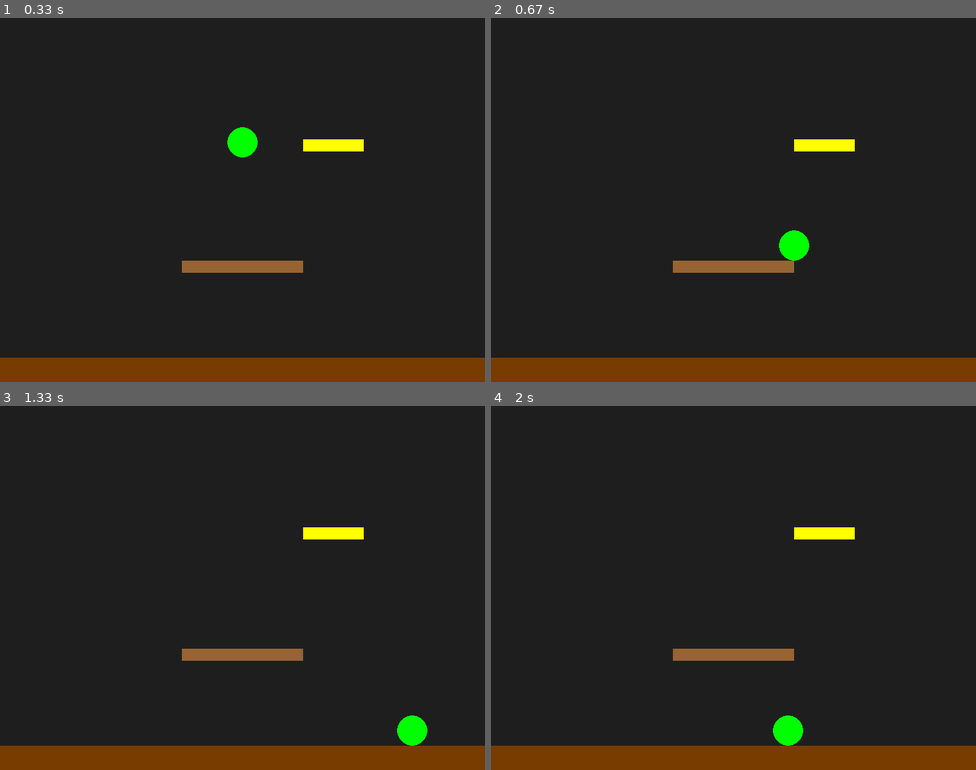
Above: before the commit, frames 1-4 (two rows, left to right).
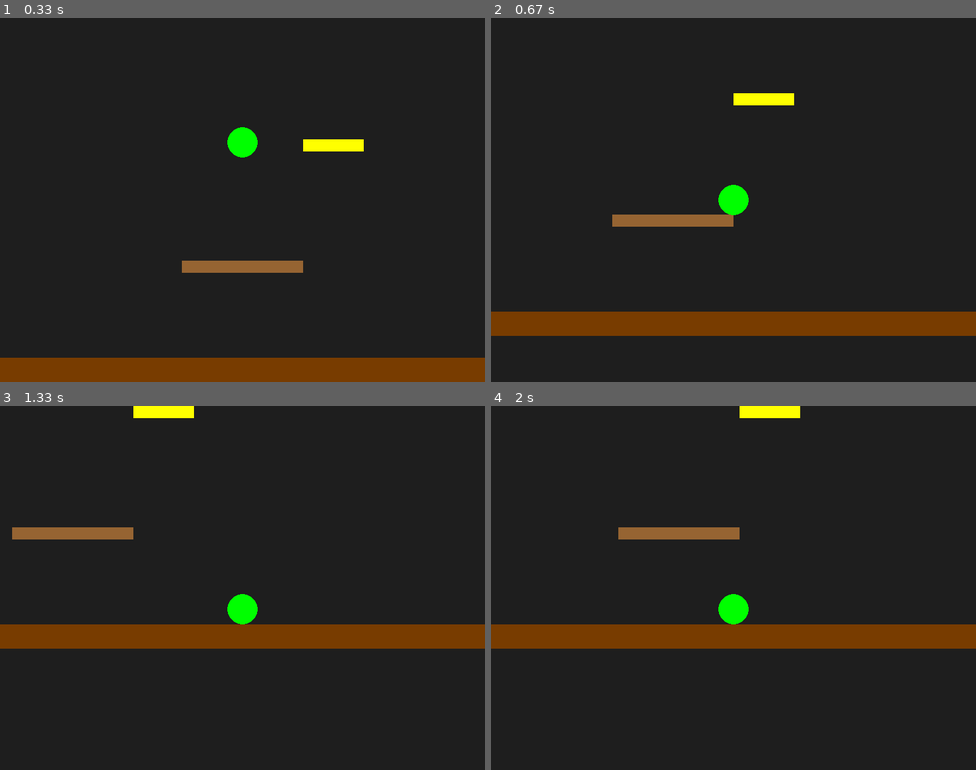
Above: after the commit, the same moments.

Repository: jurgenfolz/PyGameProjects
Game: pygame game, started from main.py
Two runs of this game, one before a commit and one after it. Both use one fixed random seed, a clock stepped at 60 frames per second and the inputs below.
Inputs:
- Up to frame 1 (0.33 s): no input
- Up to frame 2 (0.67 s): hold Right from 0.33 s (still down)
- Up to frame 3 (1.33 s): release Right at 0.8 s; hold Right 0.83-1.3 s
- Up to frame 4 (2 s): hold Left 1.33-1.87 s; hold Left from 1.9 s (still down)

Frame 1 is identical in both runs. In frame 2, 17% of the frame differs, in the area x 0-100%, y 20-100%; in frame 3, 17%, in the area x 0-100%, y 0-100%; in frame 4, 17%.

Commit message:
Refactor game module to include camera functionality

Diff:
--- a/platformer/game.py
+++ b/platformer/game.py
@@ -3,7 +3,7 @@
 from .objects.circle import Circle
 from .structures.abstract_structure import Structure
 from .structures.ground import Ground
-
+from .camera.camera import Camera
 
 class Game:
     def __init__(self, width=800, height=600, fps=60):
@@ -14,6 +14,17 @@
 
         self.screen = pygame.display.set_mode((self.width, self.height))
         pygame.display.set_caption("OOP Example: Objects, Structures, Ground")
+
+        # Suppose your entire world is 2400 wide x 800 high
+        self.world_width = 2400
+        self.world_height = 800
+
+        self.camera = Camera(
+            screen_width=self.width,
+            screen_height=self.height,
+            world_width=self.world_width,
+            world_height=self.world_height
+        )
 
         self.clock = pygame.time.Clock()
         self.running = True
@@ -68,20 +79,40 @@
             self.player.jump()
 
     def update(self):
-        # Update the player (which checks collisions against structures)
+        # Update player logic (movement, collisions)
         self.player.update(self.structures)
+
+        # Update the camera to follow the player's center
+        player_center_x = self.player.x + self.player.width // 2
+        player_center_y = self.player.y + self.player.height // 2
+        self.camera.update(player_center_x, player_center_y)
 
     def draw(self):
         self.screen.fill((30, 30, 30))
 
         # Draw structures
         for struct in self.structures:
-            struct.draw(self.screen)
+            # Convert structure's world coords to screen coords
+            draw_x, draw_y = self.camera.apply(struct.x, struct.y)
+            # We can either:
+            # 1) Make a copy of struct's rect and offset it, OR
+            # 2) Just shift the x,y before drawing
 
-        # Draw player
-        self.player.draw(self.screen)
+            if struct.texture:
+                # We might do:
+                self.screen.blit(struct.texture, (draw_x, draw_y))
+            else:
+                rect = pygame.Rect(draw_x, draw_y, struct.width, struct.height)
+                pygame.draw.rect(self.screen, struct.color, rect)
+
+        # Draw player (circle)
+        px, py = self.camera.apply(self.player.x, self.player.y)
+        center_x = int(px + self.player.radius)
+        center_y = int(py + self.player.radius)
+        pygame.draw.circle(self.screen, self.player.color, (center_x, center_y), self.player.radius)
 
         pygame.display.flip()
+
 
     def quit(self):
         pygame.quit()
